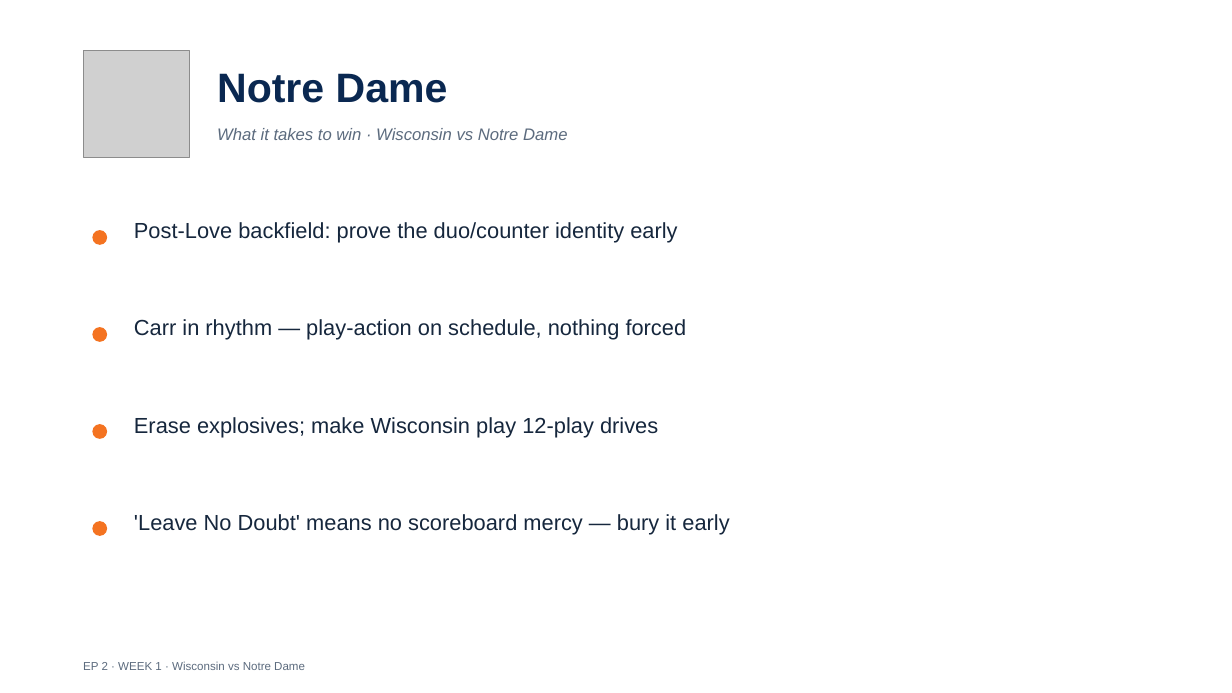
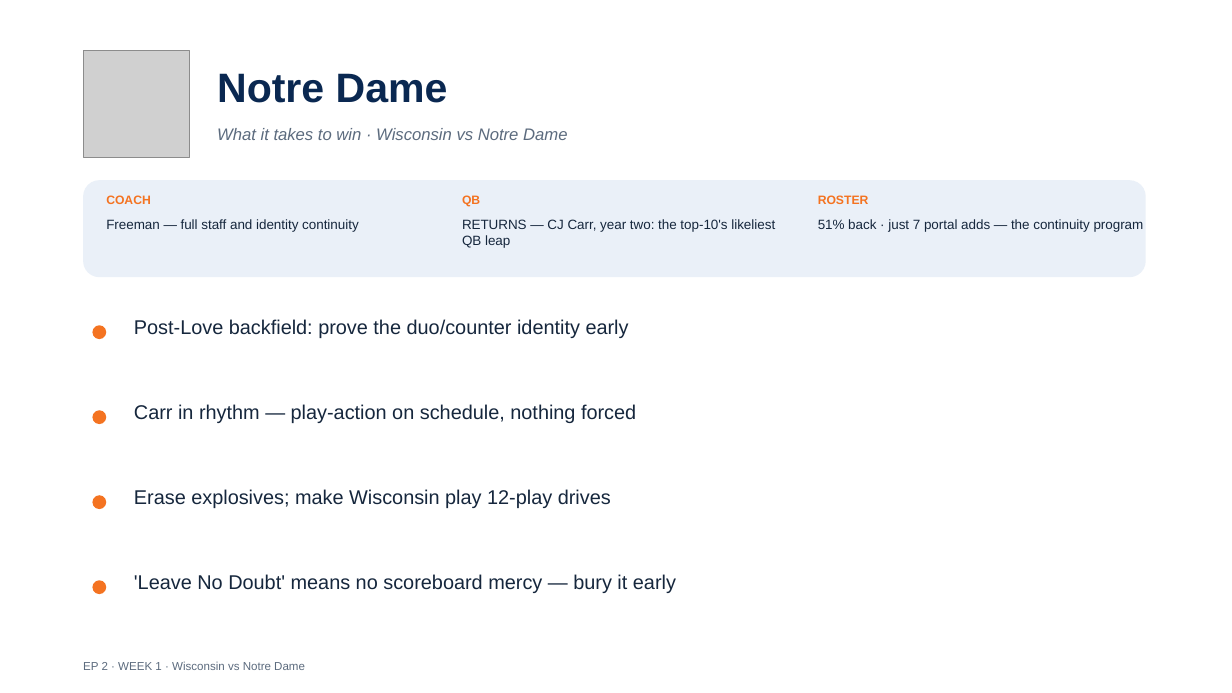
Before and after one commit to lucasalvarezflorida-lab/ncaa-fbs-analytics, a slide deck: slide 14 of decks/2026_Week1_Episode2.pptx. Drawn at 1232x693 pixels with LibreOffice and Linux fonts; fonts in the diff are those of the drawing; grey boxes stand for pictures. Boxes give left, top, right and bottom in pixels: in the first picture for what was removed or moved away, otherwise in the second. Text is boxed around its words. In the diff, an @@ line names an element or a change of style, - is before the commit and + after.

```diff
--- a/decks/2026_Week1_Episode2.pptx
+++ b/decks/2026_Week1_Episode2.pptx
@@ rounded rectangle added at [83,180,1146,277], fill #EAF0F8 @@
@@ text added at [106,195,151,204], 9.5 pt, text #F47321, bold @@
+COACH
@@ text added at [462,195,480,207], 9.5 pt, text #F47321, bold @@
+QB
@@ text added at [818,195,869,204], 9.5 pt, text #F47321, bold @@
+ROSTER
@@ text added at [106,219,359,232], 10.5 pt, text #16273D @@
+Freeman — full staff and identity continuity
@@ text added at [462,219,775,248], 10.5 pt, text #16273D @@
+RETURNS — CJ Carr, year two: the top-10's likeliest QB leap
@@ text added at [818,219,1144,232], 10.5 pt, text #16273D @@
+51% back · just 7 portal adds — the continuity program
@@ size 17 to 15.5 pt in 4 elements at [134,574,676,593], [134,489,611,508], [134,404,636,423], [134,319,629,338] @@
@@ text "Post-Love backfield: prove the duo/counter ...": place and size @@
-text "Post-Love backfield: prove the duo/counter ..." at [134,222,677,243]
+text "Post-Love backfield: prove the duo/counter ..." at [134,319,629,338]
@@ ellipse: place and size @@
-ellipse at [92,424,107,439]
+ellipse at [92,410,106,424]
@@ text "Carr in rhythm — play-action ...": place and size @@
-text "Carr in rhythm — play-action ..." at [134,319,687,340]
+text "Carr in rhythm — play-action ..." at [134,404,636,423]
@@ ellipse: place and size @@
-ellipse at [92,521,107,536]
+ellipse at [92,495,106,509]
@@ text "Erase explosives; make Wisconsin play ...": place and size @@
-text "Erase explosives; make Wisconsin play ..." at [134,417,658,437]
+text "Erase explosives; make Wisconsin play ..." at [134,489,611,508]
@@ text "'Leave No Doubt' means no ...": place and size @@
-text "'Leave No Doubt' means no ..." at [134,514,729,534]
+text "'Leave No Doubt' means no ..." at [134,574,676,593]
@@ ellipse: place and size @@
-ellipse at [92,230,107,245]
+ellipse at [92,580,106,594]
```
Also in this commit, not shown: 14 other slides changed, 1 other file.
